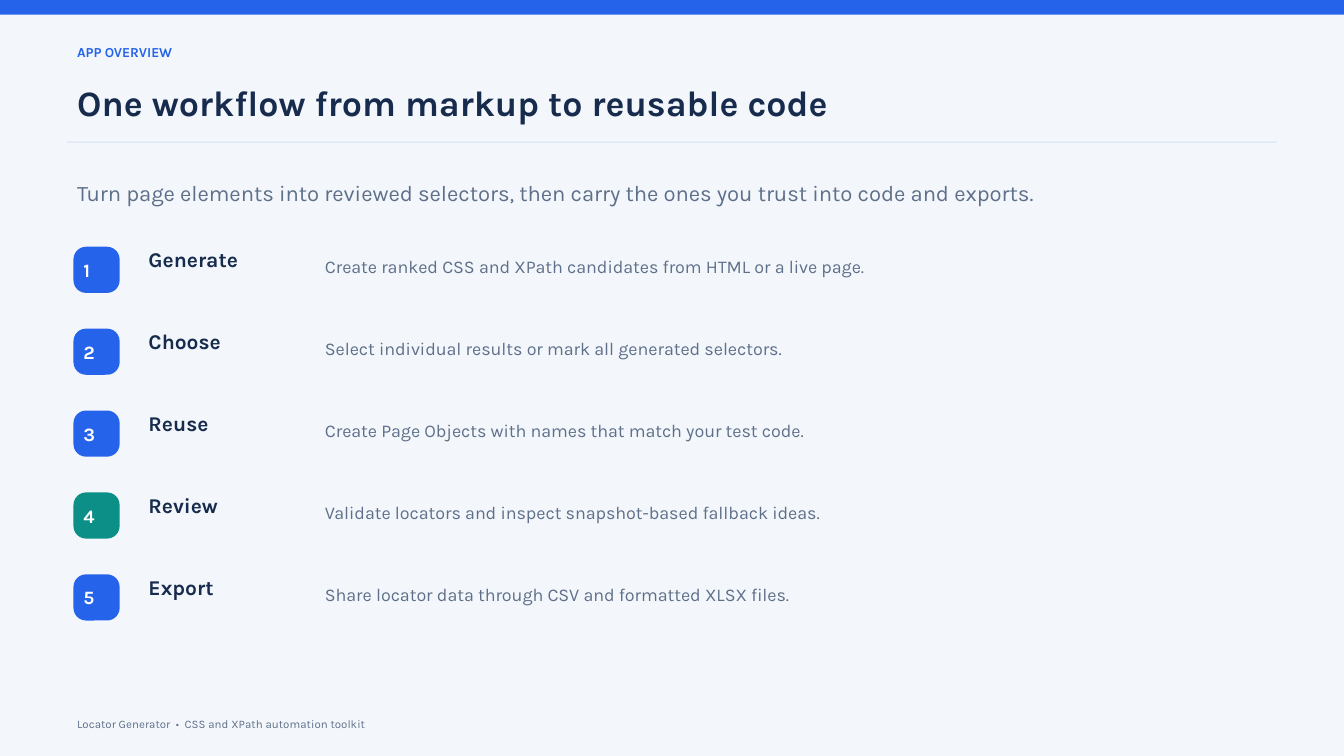
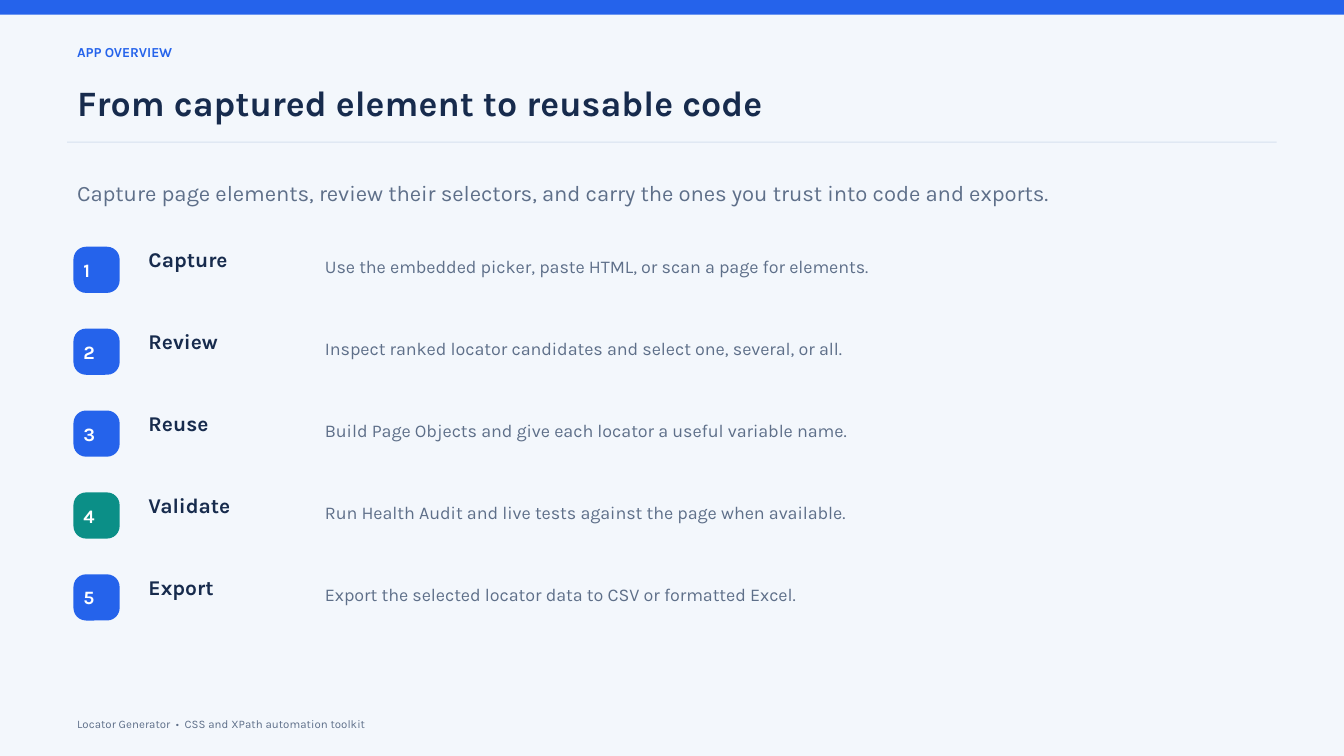
Before and after one commit to Michael70magdy/Locator-Generator, a slide deck: slide 2 of Locator_Generator_Overview.pptx. Drawn at 1344x756 pixels with LibreOffice and Linux fonts; fonts in the diff are those of the drawing. Boxes give left, top, right and bottom in pixels: in the first picture for what was removed or moved away, otherwise in the second. Text is boxed around its words. In the diff, an @@ line names an element or a change of style, - is before the commit and + after.

Commit message:
Publish latest Windows build and refresh project docs

```diff
--- a/Locator_Generator_Overview.pptx
+++ b/Locator_Generator_Overview.pptx
@@ text at [77,91,762,125]: text changed @@
-One workflow from markup to reusable code
+From captured element to reusable code
@@ text at [77,186,1048,207]: text changed @@
-Turn page elements into reviewed selectors, then carry the ones you trust into code and exports.
+Capture page elements, review their selectors, and carry the ones you trust into code and exports.
@@ text at [148,253,227,272]: text changed @@
-Generate
+Capture
@@ text at [325,260,868,278]: text changed @@
-Create ranked CSS and XPath candidates from HTML or a live page.
+Use the embedded picker, paste HTML, or scan a page for elements.
@@ text at [148,334,217,350]: text changed @@
-Choose
+Review
@@ text at [325,343,842,359]: text changed @@
-Select individual results or mark all generated selectors.
+Inspect ranked locator candidates and select one, several, or all.
@@ text at [325,424,847,442]: text changed @@
-Create Page Objects with names that match your test code.
+Build Page Objects and give each locator a useful variable name.
@@ text at [148,498,230,514]: text changed @@
-Review
+Validate
@@ text at [325,507,846,524]: text changed @@
-Validate locators and inspect snapshot-based fallback ideas.
+Run Health Audit and live tests against the page when available.
@@ text at [325,588,796,605]: text changed @@
-Share locator data through CSV and formatted XLSX files.
+Export the selected locator data to CSV or formatted Excel.
```
Also in this commit, not shown: 5 other slides changed, 9 other files.
